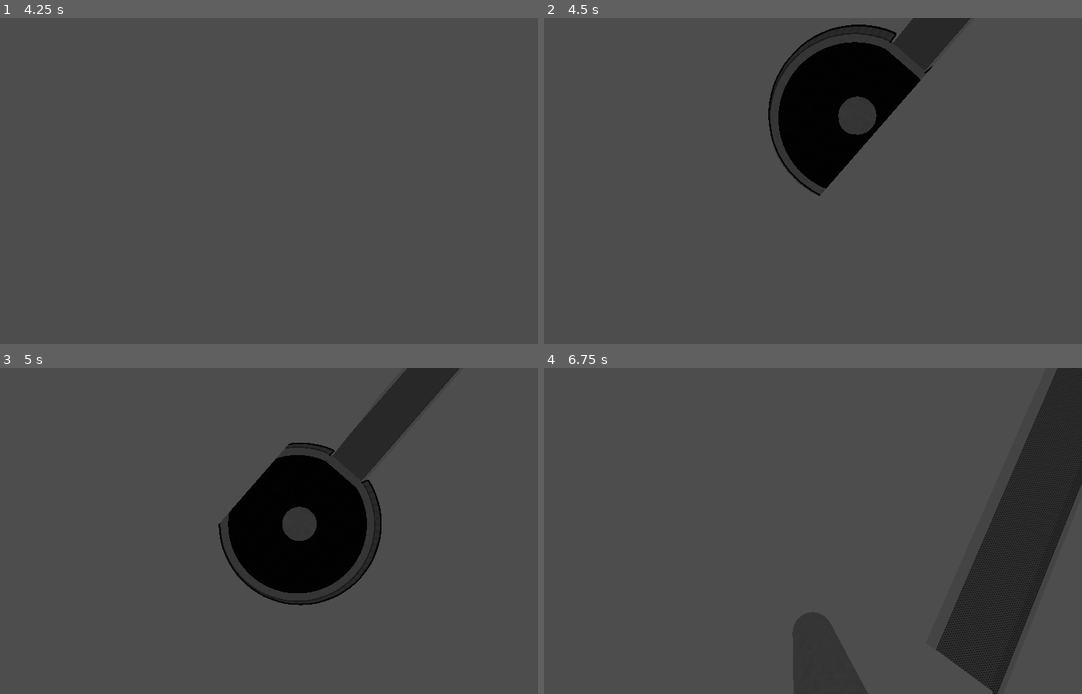
Above: before the commit, frames 1-4 (two rows, left to right).
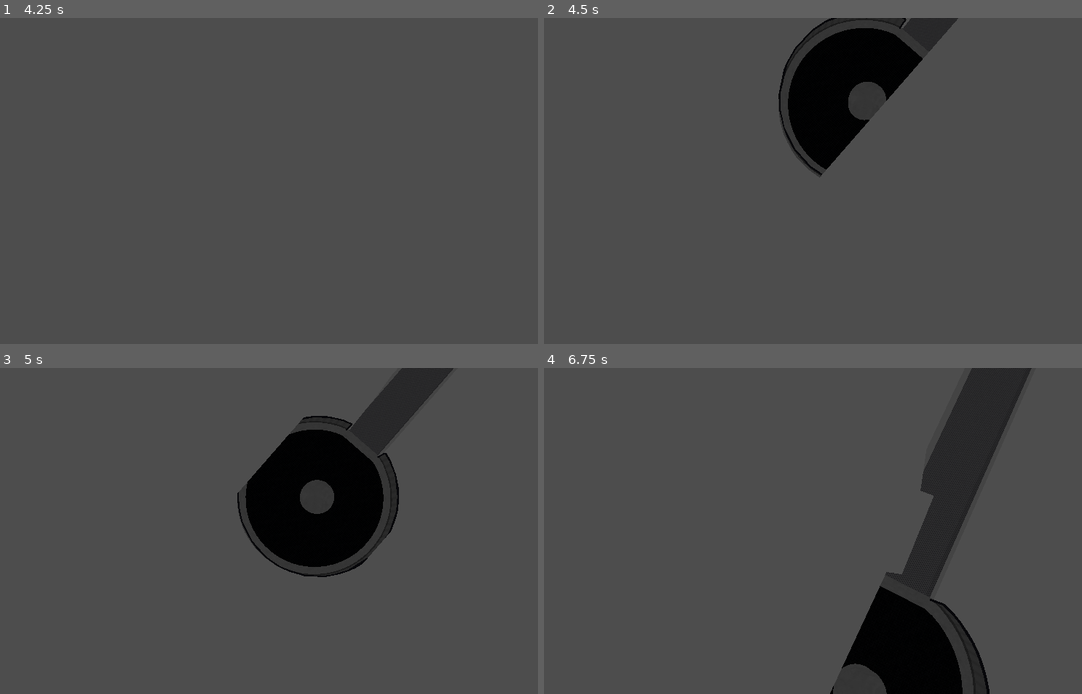
Above: after the commit, the same moments.

Repository: sarriyn/WIMMW
Game: Godot game, scene res://scenes/MainMenu.tscn
The game is run twice, just before and just after one commit, with the same random seed, the same clock (stepped at 60 frames per second) and the same inputs.
Inputs (mouse positions are in pixels of both pictures, inside the frame that each line leads up to):
- Up to frame 1 (4.25 s): click (129, 96) at 0.52 s; type "12" at 0.6 s; click "Singleplayer" at 1.25 s; tap Enter at 2, 3.5 s; move the mouse to (376, 164) at 2.02 s; hold D (move_right) 2.03-2.78 s; tap Space (jump) at 2.1, 2.27, 2.57, 2.75, 2.85, 3.02, 3.32, 3.6 s; click (376, 164) at 2.17 s; move the mouse to (220, 181) at 2.77 s; hold W (move_forward) from 2.78 s (still down); move the mouse to (263, 174) at 3.52 s
- Up to frame 2 (4.5 s): keep holding W (move_forward); tap Space (jump) at 4.25, 4.35 s; move the mouse to (786, 187) at 4.27 s
- Up to frame 3 (5 s): keep holding W (move_forward); tap Space (jump) at 4.52, 4.82 s
- Up to frame 4 (6.75 s): keep holding W (move_forward); move the mouse to (834, 534) at 5.02 s; tap Space (jump) at 5.1, 5.27, 5.57, 5.85, 6.02, 6.32, 6.6 s; move the mouse to (748, 527) at 5.77 s; move the mouse to (796, 531) at 6.52 s

Frame 1 is identical in both runs. In frame 2, 4.6% of the frame differs, in the area x 41-80%, y 0-55%; in frame 3, 7.5%; in frame 4, 23%, in the area x 46-100%, y 0-100%.

Commit message:
wrappingup this branch

Diff:
--- a/Scripts/Libraries/PlayerMovementPhysics.gd
+++ b/Scripts/Libraries/PlayerMovementPhysics.gd
@@ -51,15 +51,11 @@
 
 # Makes the player jump, if they're on a floor
 func Jump(delta) -> void:
-	print('pre jump')
-	if not playerControllerReference.is_on_floor():
-		playerVelocity.y += gravity * delta
-	else:
+	if playerControllerReference.is_on_floor():
 		if playerVelocity.y > 0:
 			playerVelocity.y = 0
 		if Input.is_action_just_pressed("jump"):
 			playerVelocity.y  = jumpVelocity
-
 
 # Normalizes the direction if it's not ZERO
 func DirectionNormalize() -> void:
@@ -91,8 +87,8 @@
 		for i in range(playerControllerReference.get_slide_collision_count()):
 			var collision = playerControllerReference.get_slide_collision(i)
 			if collision.get_normal().dot(Vector3.UP) <0.1: # Check if the collision is mostly horizontal
-				playerVelocity.x = playerVelocity.x * 0.94
-				playerVelocity.z = playerVelocity.z * 0.94
+				playerVelocity.x = playerVelocity.x * 0.04
+				playerVelocity.z = playerVelocity.z * 0.04
 				break
 
 	playerControllerReference.velocity = playerVelocity;
